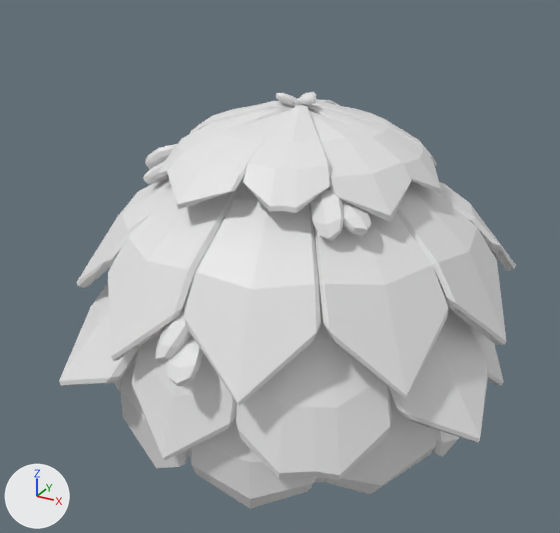
The FBX model ValleyProduction/Assets/_Art/Meshes/Environment/Vegetation/Bush/Healthy/SM_HealthyBush_01_LOD2.fbx as it was, and as the next commit left it.
Both versions are drawn from a 50 mm camera at (1.55, -3.13, 2.32) aimed at (-0.11, -0.11, 0.8). The lights are fixed; the arrows at lower left show +X, +Y and +Z. Where no turn or scale is listed for an object, it has been applied to the vertices.

The scene before the commit, as lines of its bpy script (objects in view):
```python
me_mesh = bpy.data.meshes.new('Mesh')
me_mesh.from_pydata(...)  # 2064 vertices, 3712 faces; spans x -1.09..0.99, y -1.06..1.05, z -0.02..1.62
ob_bush_01_lod2 = bpy.data.objects.new('Bush_01_LOD2', me_mesh)
ob_bush_01_lod2.location = (0.0, 0.0, 0.0)
```
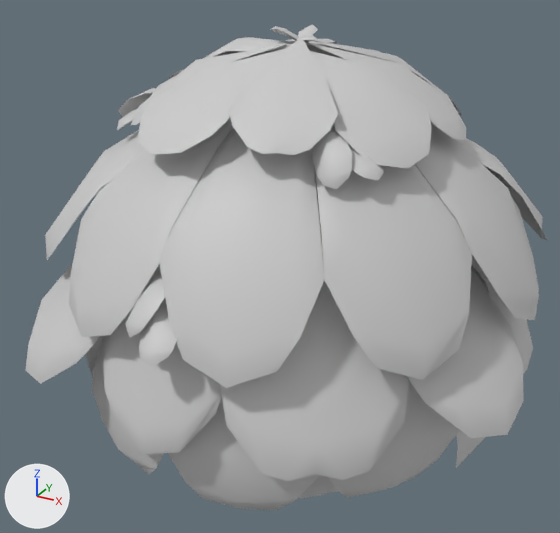
Commit message: Edit Bush

Where the change shows, as pixel boxes (x1, y1, x2, y2) in the pictures (560 x 533 px):
'Bush_01_LOD2', reshaped (14% wider, 17% taller)
    before: (59, 92, 516, 509)
    after: (25, 24, 547, 510)
part 1 of me_mesh, rebuilt (20% wider, 21% taller)
    before: (236, 252, 392, 480)
    after: (221, 204, 409, 481)
part 2 of me_mesh, rebuilt (19% wider, 21% taller)
    before: (314, 186, 448, 399)
    after: (313, 123, 472, 380)
part 3 of me_mesh, rebuilt
    before: (77, 178, 174, 288)
    after: (45, 130, 145, 260)
part 4 of me_mesh, rebuilt
    before: (59, 247, 209, 386)
    after: (25, 197, 190, 384)
part 5 of me_mesh, rebuilt (13% wider, 26% taller)
    before: (132, 274, 237, 460)
    after: (103, 219, 222, 454)
part 6 of me_mesh, rebuilt (20% wider, 19% taller)
    before: (108, 176, 245, 361)
    after: (69, 117, 233, 337)
part 7 of me_mesh, rebuilt (16% wider, 14% taller)
    before: (437, 182, 516, 271)
    after: (455, 138, 547, 240)
part 8 of me_mesh, rebuilt
    before: (463, 320, 504, 385)
    after: (443, 202, 533, 374)
part 9 of me_mesh, rebuilt (20% wider, 18% taller)
    before: (184, 185, 321, 406)
    after: (160, 128, 324, 388)
part 10 of me_mesh, rebuilt (not visible before)
    after: (190, 150, 217, 196)
part 11 of me_mesh, rebuilt (12% wider, 20% taller)
    before: (396, 181, 507, 345)
    after: (415, 123, 539, 320)
part 12 of me_mesh, rebuilt (15% wider, 23% taller)
    before: (388, 307, 489, 443)
    after: (408, 271, 524, 438)
part 13 of me_mesh, deleted
    before: (115, 92, 459, 509)
part 14 of me_mesh, added
    after: (86, 24, 489, 510)

Edits to the bpy script that builds the scene:
```text
Change me_mesh:
    remove me_mesh.from_pydata(...)  # 2064 vertices, 3712 faces; spans x -1.09..0.99, y -1.06..1.05, z -0.02..1.62
    add me_mesh.from_pydata(...)  # 1196 vertices, 775 faces; spans x -1.24..1.12, y -1.19..1.18, z 0.0..1.91
    me_mesh part 1: the loose piece of 63 vertices spanning x 0.02..0.68, y -0.95..-0.31, z 0.27..1.08 is rebuilt with 22 vertices and now spans x 0.02..0.77, y -1.07..-0.36, z 0.38..1.31, in mat_defaultmaterial (light grey #cbcbcb)
    me_mesh part 2: the loose piece of 41 vertices spanning x 0.07..0.8, y -0.75..-0.08, z 0.62..1.43 is rebuilt with 23 vertices and now spans x 0.08..0.91, y -0.85..-0.09, z 0.78..1.7, in mat_defaultmaterial (light grey #cbcbcb)
    me_mesh part 3: the loose piece of 41 vertices spanning x -1.0..-0.2, y -0.7..-0.04, z 0.68..1.39 is rebuilt with 23 vertices and now spans x -1.17..-0.22, y -0.78..-0.05, z 0.85..1.66, in mat_defaultmaterial (light grey #cbcbcb)
    me_mesh part 4: the loose piece of 41 vertices spanning x -0.97..-0.18, y -0.94..-0.19, z 0.31..0.97 is rebuilt with 20 vertices and now spans x -1.1..-0.2, y -1.07..-0.22, z 0.42..1.19, in mat_defaultmaterial (light grey #cbcbcb)
    me_mesh part 5: the loose piece of 41 vertices spanning x -0.43..0.13, y -1.03..-0.53, z 0.24..0.98 is rebuilt with 20 vertices and now spans x -0.49..0.14, y -1.15..-0.62, z 0.35..1.19, in mat_defaultmaterial (light grey #cbcbcb)
    me_mesh part 6: the loose piece of 41 vertices spanning x -0.64..-0.09, y -0.97..-0.19, z 0.62..1.43 is rebuilt with 23 vertices and now spans x -0.73..-0.1, y -1.1..-0.22, z 0.78..1.7, in mat_defaultmaterial (light grey #cbcbcb)
    me_mesh part 7: the loose piece of 41 vertices spanning x 0.03..0.85, y 0.04..0.74, z 0.7..1.36 is rebuilt with 23 vertices and now spans x 0.04..1.0, y 0.05..0.83, z 0.88..1.62, in mat_defaultmaterial (light grey #cbcbcb)
    me_mesh part 8: the loose piece of 41 vertices spanning x 0.44..0.94, y -0.07..0.47, z 0.26..0.99 is rebuilt with 20 vertices and now spans x 0.51..1.05, y -0.09..0.53, z 0.37..1.21, in mat_defaultmaterial (light grey #cbcbcb)
    me_mesh part 9: the loose piece of 41 vertices spanning x -0.12..0.42, y -1.0..-0.21, z 0.62..1.43 is rebuilt with 23 vertices and now spans x -0.14..0.47, y -1.12..-0.24, z 0.78..1.7, in mat_defaultmaterial (light grey #cbcbcb)
    me_mesh part 10: the loose piece of 41 vertices spanning x -1.05..-0.52, y 0.07..0.63, z 0.24..1.0 is rebuilt with 20 vertices and now spans x -1.21..-0.6, y 0.08..0.71, z 0.34..1.21, in mat_defaultmaterial (light grey #cbcbcb)
    me_mesh part 11: the loose piece of 41 vertices spanning x 0.17..0.98, y -0.3..0.25, z 0.62..1.43 is rebuilt with 23 vertices and now spans x 0.2..1.09, y -0.35..0.28, z 0.78..1.7, in mat_defaultmaterial (light grey #cbcbcb)
    me_mesh part 12: the loose piece of 41 vertices spanning x 0.3..0.99, y -0.6..-0.02, z 0.34..0.93 is rebuilt with 20 vertices and now spans x 0.34..1.12, y -0.67..-0.03, z 0.46..1.14, in mat_defaultmaterial (light grey #cbcbcb)
    me_mesh part 13: 33 loose pieces with 1212 vertices, spanning x -1.0..0.84, y -1.06..0.97, z -0.02..1.62, are deleted
    me_mesh part 14: 752 vertices added at x -1.13..0.96, y -1.19..1.09, z 0.0..1.91
    me_mesh part 15: the surface is now shaded smooth
    add me_mesh.materials.append(mat_defaultmaterial)  # light grey #cbcbcb
```
